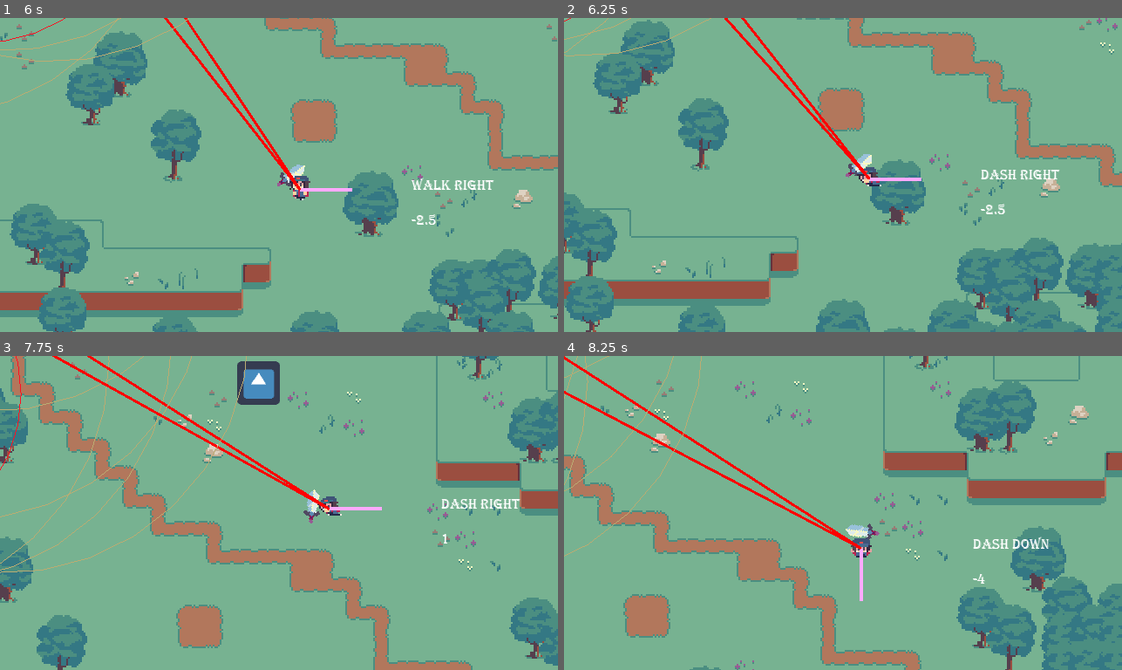
Above: before the commit, frames 1-4 (two rows, left to right).
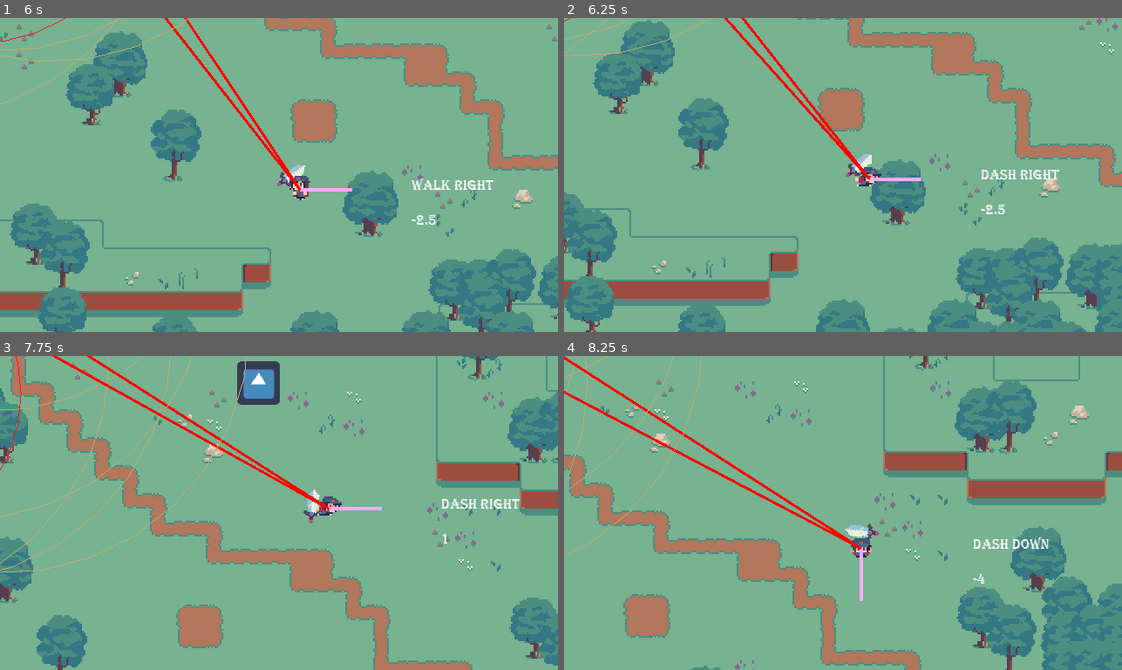
Above: after the commit, the same moments.

Repository: OceanBoy612/SimpleRPG
Game: Godot game, scene res://Code/Maps/Map1.tscn
Two runs of this game, one before a commit and one after it. Both use one fixed random seed, a clock stepped at 60 frames per second and the inputs below. The engine's default icon, where the game draws it, is replaced by a stand-in: a white triangle on a blue panel in a dark square.
Inputs (mouse positions are in pixels of both pictures, inside the frame that each line leads up to):
- Up to frame 1 (6 s): tap Enter (ui_accept) at 0.5, 0.77, 1.52, 3.02, 3.77, 4.52 s; move the mouse to (401, 159) at 0.52 s; hold Right (ui_right) 0.53-1.28 s; tap Shift (dash) at 0.6, 1.55, 2.1, 3.05, 3.6, 4.55, 5.1 s; click (401, 159) at 0.67 s; move the mouse to (167, 190) at 1.27 s; hold Down (ui_down) 1.28-2.03 s; click (167, 190) at 1.35 s; move the mouse to (334, 105) at 2.02 s; hold Right (ui_right) 2.03-2.78 s; move the mouse to (251, 237) at 2.77 s; hold Up (ui_up) 2.78-3.53 s; tap E (interact) at 2.85, 5.85 s; click (251, 237) at 2.92 s; move the mouse to (446, 222) at 3.52 s; hold Left (ui_left) 3.53-5.03 s; move the mouse to (111, 127) at 4.27 s; click (111, 127) at 4.35 s; move the mouse to (306, 175) at 5.02 s; hold Down (ui_down) 5.03-5.78 s; click (306, 175) at 5.17 s; move the mouse to (195, 96) at 5.77 s; hold Right (ui_right) from 5.78 s (still down)
- Up to frame 2 (6.25 s): keep holding Right (ui_right); tap Enter (ui_accept) at 6.02 s; tap Shift (dash) at 6.05 s
- Up to frame 3 (7.75 s): move the mouse to (401, 497) at 6.52 s; release Right (ui_right) at 6.53 s; hold Up (ui_up) 6.53-7.28 s; tap Shift (dash) at 6.6, 7.55 s; tap Enter (ui_accept) at 6.77, 7.52 s; move the mouse to (167, 528) at 7.27 s; hold Right (ui_right) from 7.28 s (still down); click (167, 528) at 7.35 s
- Up to frame 4 (8.25 s): move the mouse to (898, 443) at 8.02 s; release Right (ui_right) at 8.03 s; hold Down (ui_down) from 8.03 s (still down); tap Shift (dash) at 8.1 s

Frame 1 is identical in both runs. In frame 2, 0.1% of the frame differs, in the area x 52-57%, y 47-54%; in frame 3, 0.1%; in frame 4, nothing differs.

Commit message:
Fixed issue with dash animation issue, and added dashes.

Diff:
--- a/src/Code/Character Controller/Player.tscn
+++ b/src/Code/Character Controller/Player.tscn
@@ -190,7 +190,7 @@
 
 [node name="PathFollow2D" type="PathFollow2D" parent="Facing/Weapon/Path2D"]
 position = Vector2( -42.4403, -1.08582 )
-rotation = -0.168148
+rotation = -0.225957
 loop = false
 
 [node name="WeaponSprite" type="AnimatedSprite" parent="Facing/Weapon/Path2D/PathFollow2D"]
--- a/src/Code/Character Controller/player_controller.gd
+++ b/src/Code/Character Controller/player_controller.gd
@@ -24,6 +24,7 @@
 var accept_buffer_time = 0.2
 var time_since_accept = 999
 var dash_dir = ""
+var dash_axis
 
 
 func _process(delta):
@@ -49,18 +50,17 @@
 
 	# Check for rolling
 	var roll_pressed = Input.is_action_just_pressed("dash")
-	var no_side = (axis.x == 0 and axis.y != 0) or (axis.x != 0 and axis.y == 0)
-	if roll_pressed and state == MOVE and axis != Vector2.ZERO and no_side:
-		print(axis)
+	if roll_pressed and state == MOVE and axis != Vector2.ZERO:
 		dash_dir = lastKey
-		if axis.y > 0 and axis.x == 0:
+		dash_axis = axis
+		if axis.x > 0:
+			dash_dir = "ui_right"
+		elif axis.x < 0:
+			dash_dir = "ui_left"
+		elif axis.y > 0:
 			dash_dir = "ui_down"
-		elif axis.y < 0 and axis.x == 0:
+		elif axis.y < 0:
 			dash_dir = "ui_up"
-		elif axis.x > 0 and axis.y == 0:
-			dash_dir = "ui_right"
-		elif axis.x < 0 and axis.y == 0:
-			dash_dir = "ui_left"
 		state = ROLL
 
 		startRolling = true
@@ -102,15 +102,6 @@
 		state = MOVE
 		kb.speed_multiplier = 1
 	else:
-		var dash_axis = Vector2(0, 0)
-		if dash_dir == "ui_down":
-			dash_axis = Vector2(0, 1)
-		elif dash_dir == "ui_up":
-			dash_axis = Vector2(0, -1)
-		elif dash_dir == "ui_right":
-			dash_axis = Vector2(1, 0)
-		elif dash_dir == "ui_left":
-			dash_axis = Vector2(-1, 0)
 #		kb.move_and_slide(speed * dash_axis)
 		kb.move_dir = dash_axis
 		kb.speed_multiplier = 2
--- a/src/Code/Character Controller/smart_sprite.gd
+++ b/src/Code/Character Controller/smart_sprite.gd
@@ -82,6 +82,7 @@
 	elif direction == "ui_up":
 		self.play("Dash Up")
 	elif direction == "ui_right":
+		self.flip_h = false
 		self.play("Dash Right")
 	elif direction == "ui_left":
 		self.flip_h = true
